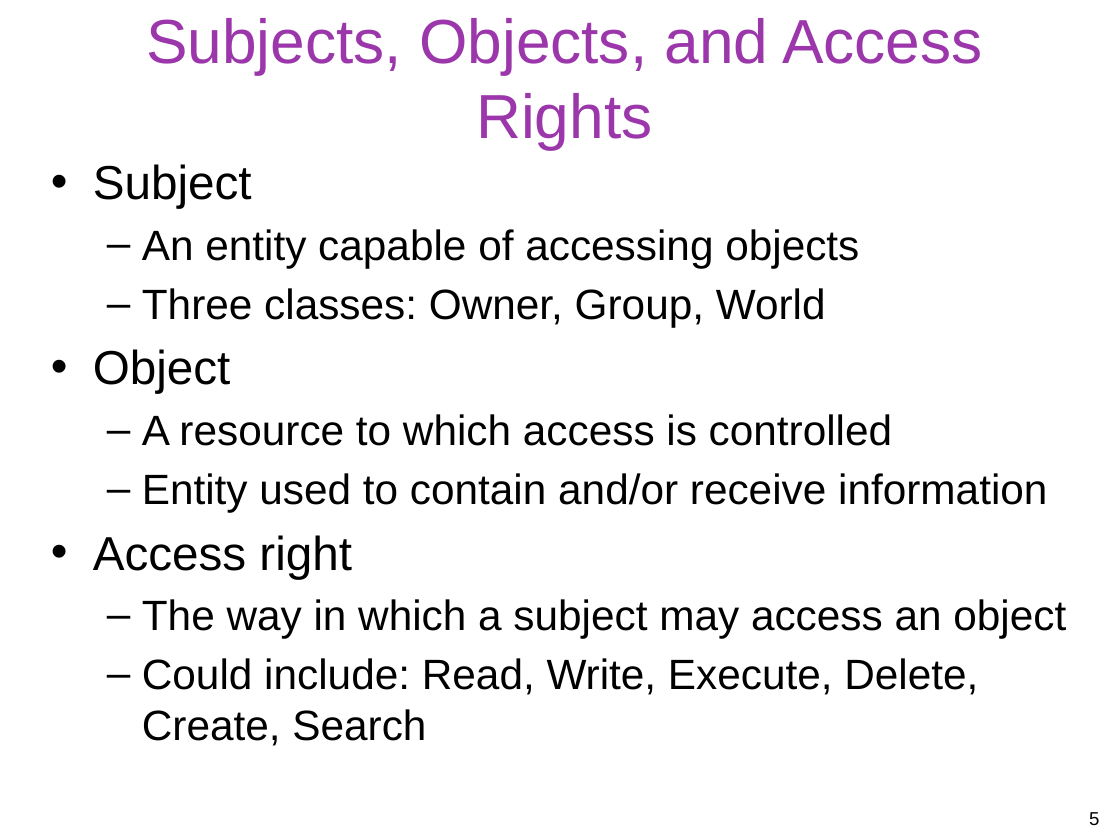
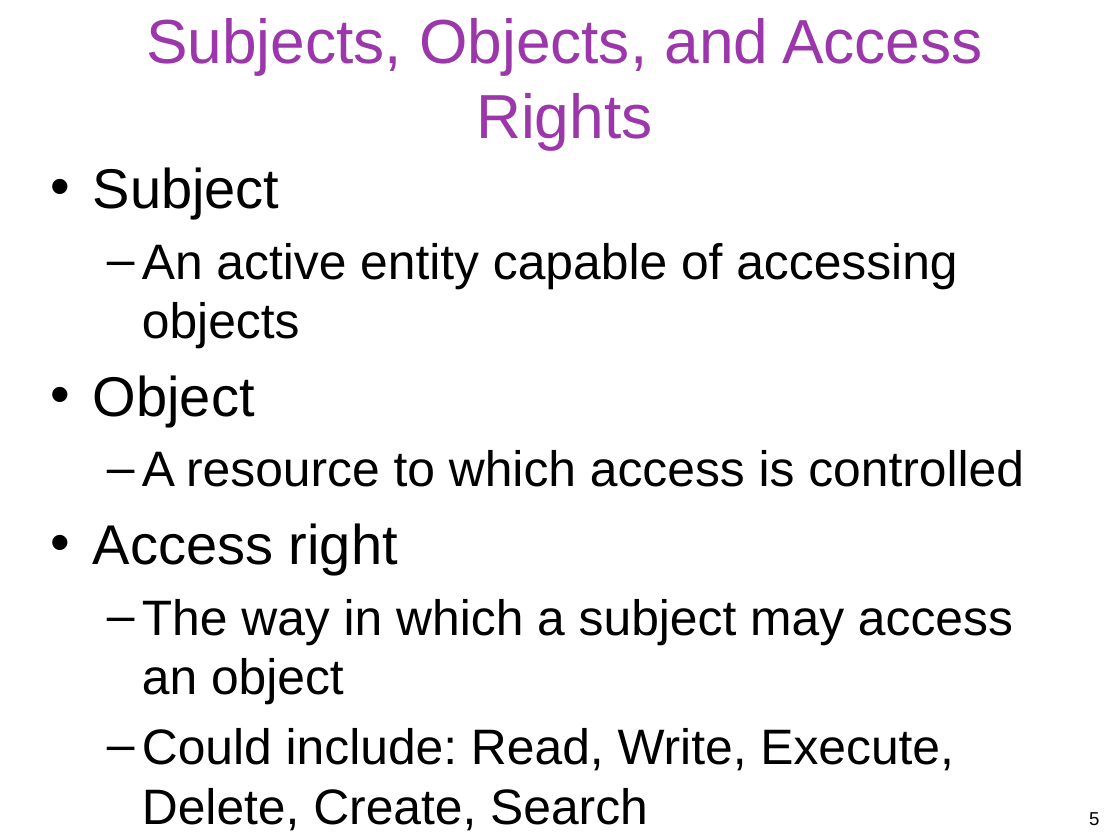
Before and after one commit to gulaoshi/gu.github.io, a slide deck: slide 5 of InfoSec/PPTs/L4-CH04-Access Control.pptx. Drawn at 1120x840 pixels with LibreOffice and Linux fonts; fonts in the diff are those of the drawing. Boxes give left, top, right and bottom in pixels: in the first picture for what was removed or moved away, otherwise in the second. Text is boxed around its words. In the diff, an @@ line names an element or a change of style, - is before the commit and + after.

```diff
--- a/InfoSec/PPTs/L4-CH04-Access Control.pptx
+++ b/InfoSec/PPTs/L4-CH04-Access Control.pptx
@@ text at [93,167,1024,771]: size 30.6 to 36 pt in "Subject", "Object", "Access right"; size 27.2 to 32 pt in "A resource to which access is controlled", "The way in which a subject may ...", "Could include: Read, Write, Execute, Delete, Create, ..."; more space between paragraphs @@
@@ text at [142,243,957,349]: text changed; size 27.2 to 32 pt @@
-  – An entity capable of accessing objects
-  – Three classes: Owner, Group, World
+  – An active entity capable of accessing objects
@@ text at [142,473,1047,512]: paragraph removed @@
-  – Entity used to contain and/or receive information
```
Also in this commit, not shown: 4 other slides changed.
